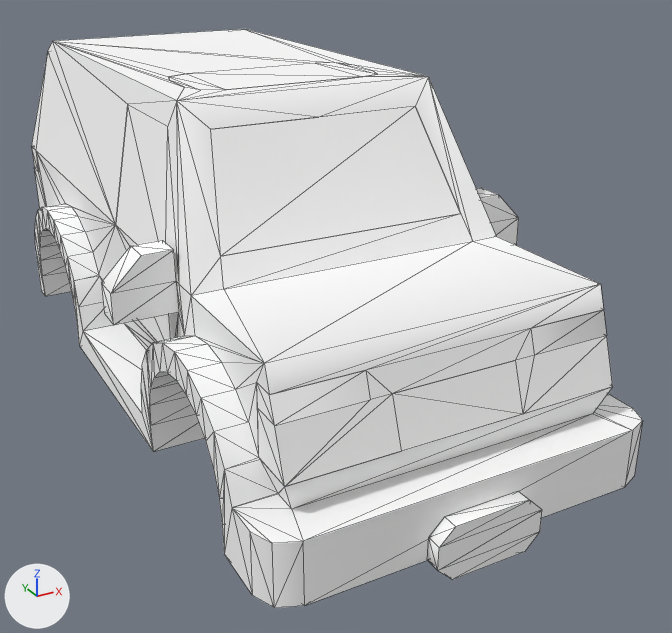
The glTF model projects/apex/web/public/models/apex-suv.glb, before and after one commit.
Rendered twice from a camera (50 mm lens) standing at (-1.39, -3.08, 1.83) and looking at (0.17, -0.26, 0.42). Lighting does not change. The marker at lower left points along +X, +Y and +Z. The older version comes first. Mesh edges are drawn as thin lines. Vertices at exactly the same position are counted once.

In view in the first picture: 'body'.
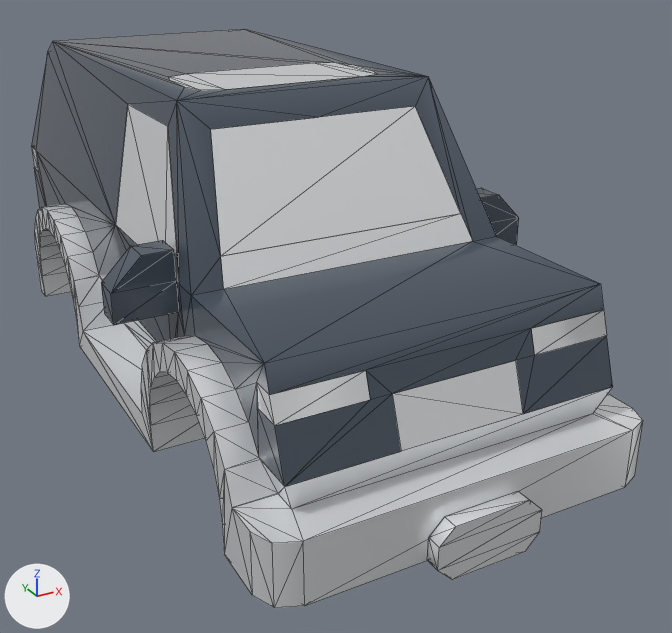
The change, as a diff of the scene's bpy script:
```diff
--- a/projects/apex/web/public/models/apex-suv.glb.py
+++ b/projects/apex/web/public/models/apex-suv.glb.py
@@ mat_apex_body @@
 mat_apex_body = principled_material('apex-body')
-mat_apex_body.base_color = (1.0, 1.0, 1.0)  # white #ffffff
-mat_apex_body.roughness = 1.0
+mat_apex_body.base_color = (0.9, 0.92, 0.94)  # white #f3f6f8
+mat_apex_body.roughness = 0.3
+mat_apex_body.metallic = 0.5
@@ mat_apex_glass @@
+mat_apex_glass = principled_material('apex-glass')
+mat_apex_glass.base_color = (0.07, 0.09, 0.12)  # greyish blue #4b5561
+mat_apex_glass.roughness = 0.1
@@ me_body @@
 me_body.from_pydata(...)  # 438 vertices, 756 faces; spans x -0.75..0.75, y -1.43..1.43, z 0.0..1.17
 # used by ob_body; location = (0.0, -0.025, 0.125)
+# me_body part 1
+# 114 faces are deleted
+# 31 new faces join them, mat_apex_body (white #f3f6f8)
+# 83 new faces join them, mat_apex_glass (greyish blue #4b5561)
+# me_body part 2: 90 faces spanning x -0.75..0.75, y -1.27..1.43, z 0.38..1.17 switch from mat_apex_body (white #ffffff) to mat_apex_glass (greyish blue #4b5561)
```

Where the change shows, as pixel boxes (x1, y1, x2, y2) in the pictures (672 x 633 px; the box of a moved part takes in the faces that stretch with it):
'body', recoloured, surface changed (darker): (31, 29, 643, 608) in both
part 1 of me_body, moved or reshaped: (36, 29, 607, 456) in both
part 2 of me_body, recoloured (darker): (32, 53, 613, 486) in both
